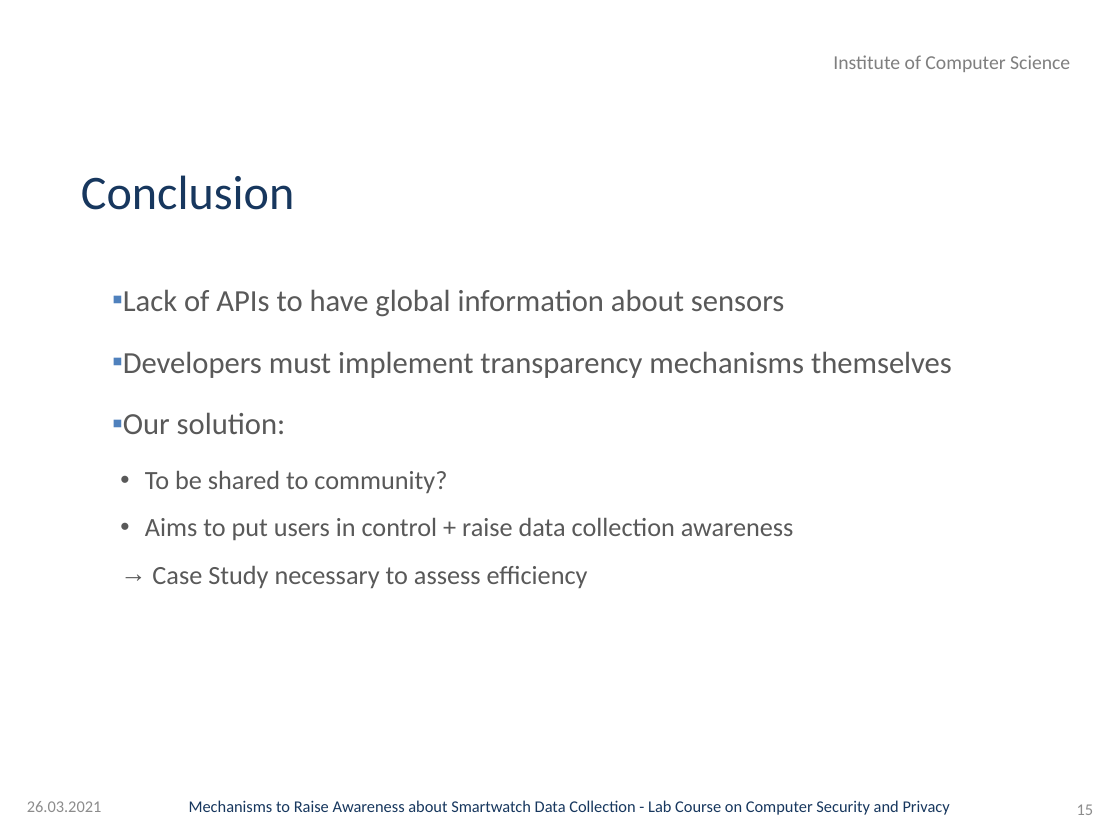
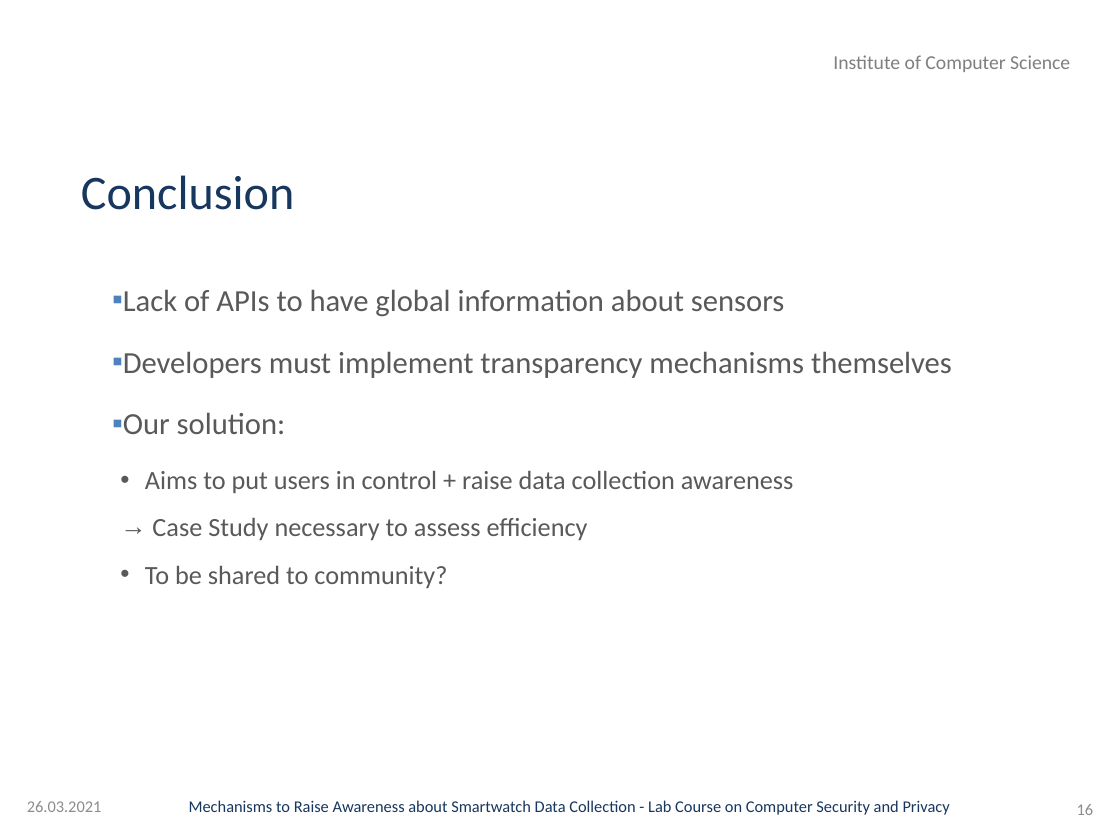
Before and after one commit to GAUG-Contributions/Practical_Course_Computer_Security_and_Privacy, a slide deck: slide 16 of Presentation/Presentation.pptx (slide 15 before the commit). Drawn at 1120x840 pixels with LibreOffice and Linux fonts; fonts in the diff are those of the drawing; background and template pictures are left out. Boxes give left, top, right and bottom in pixels: in the first picture for what was removed or moved away, otherwise in the second. Text is boxed around its words. In the diff, an @@ line names an element or a change of style, - is before the commit and + after.

```diff
--- a/Presentation/Presentation.pptx
+++ b/Presentation/Presentation.pptx
@@ text at (145, 471, 447, 493): paragraph removed @@
-  • To be shared to community?
@@ text at (145, 566, 447, 588): paragraph added @@
+  • To be shared to community?
@@ page number at (1077, 804, 1094, 815): text changed @@
-15
+16
```
Also in this commit, not shown: 1 other slide changed, 1 slide added, 1 other file.
